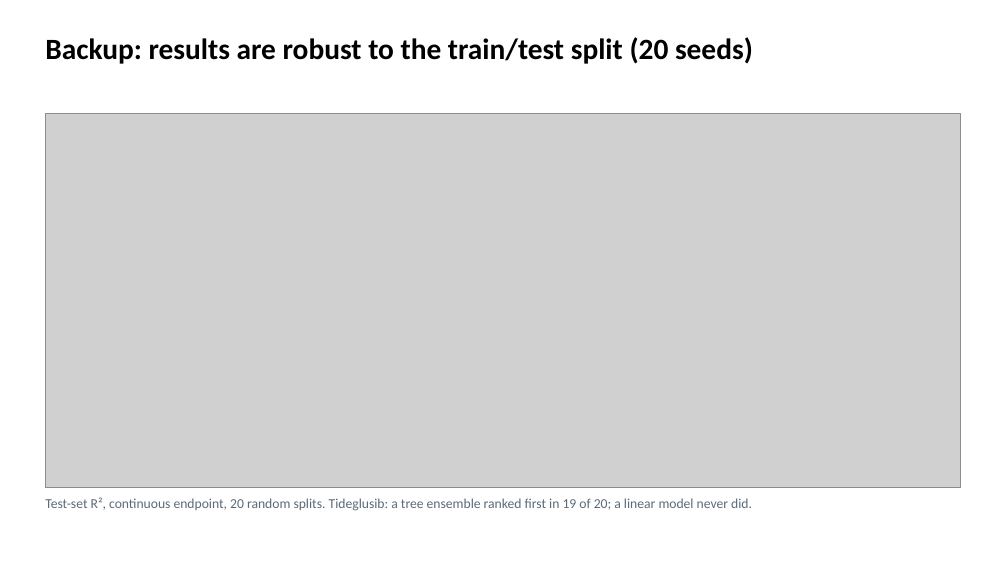
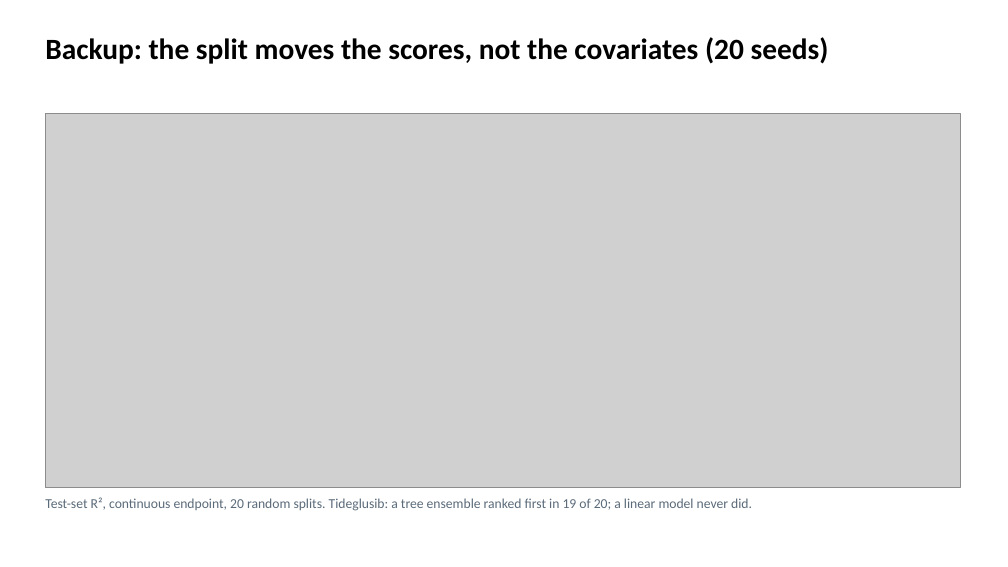
Before and after one commit to euibeom135-cell/acop2026-hackathon-team1, a slide deck: slide 7 of slides/Team1_DM1_slides.pptx. Drawn at 1008x567 pixels with LibreOffice and Linux fonts; fonts in the diff are those of the drawing; grey boxes stand for pictures. Boxes give left, top, right and bottom in pixels: in the first picture for what was removed or moved away, otherwise in the second. Text is boxed around its words. In the diff, an @@ line names an element or a change of style, - is before the commit and + after.

```diff
--- a/slides/Team1_DM1_slides.pptx
+++ b/slides/Team1_DM1_slides.pptx
@@ title at (45,37,829,64): text changed @@
-Backup: results are robust to the train/test split (20 seeds)
+Backup: the split moves the scores, not the covariates (20 seeds)
```
Also in this commit, not shown: 2 other slides changed.
